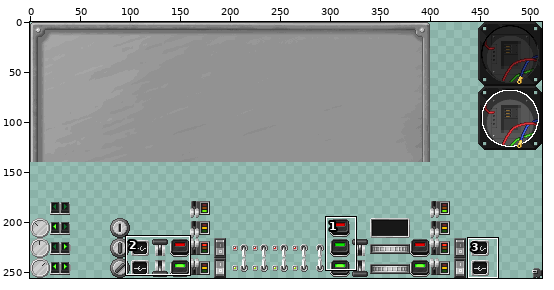
Edited in one commit: sprite sheet (mccore/src/main/resources/assets/mts/textures/guis/panel.png). The picture above shows the old version from afar; the outline marks the close-up.
Close-up. As it was:
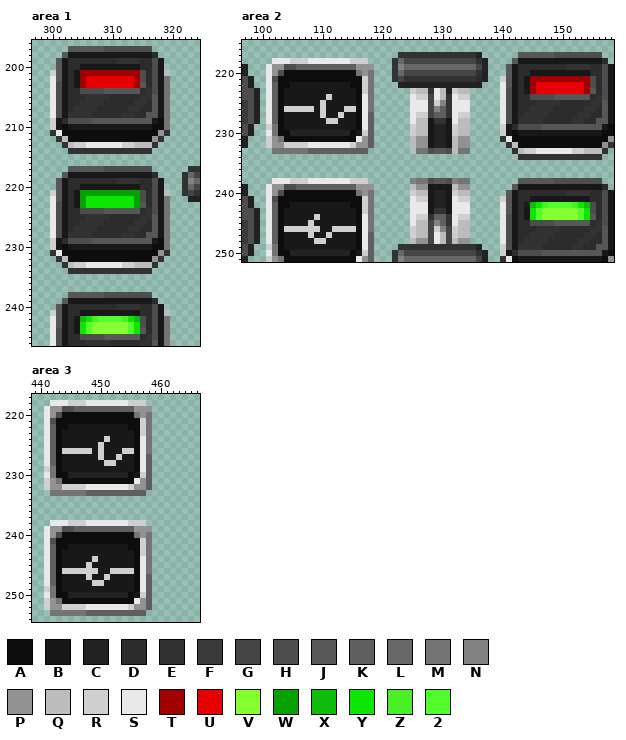
The file is 512x256 pixels. Pixels under 10% opacity are left out. Colours within 5 levels of each other are drawn and written as one. Shown: area 1: x 297..324, y 196..246; area 2: x 97..158, y 215..251; area 3: x 439..466, y 217..254. The commit also changed other parts of the picture, which this record leaves out.
Palette (. is transparent): A #0e0d0d  B #181818  C #222222  D #2c2c2c  E #323232  F #3a3a3a  G #454545  H #4d4d4d  J #575757  K #5f5f5f  L #676767  M #747474  N #828282  P #929292  Q #bcbcbc  R #cfcfcf  S #e9e9e9  T #a00000  U #e80000  V #85ff30  W #06a100  X #0dbd07  Y #0ce600  Z #4af026  2 #52fd2d
The result:
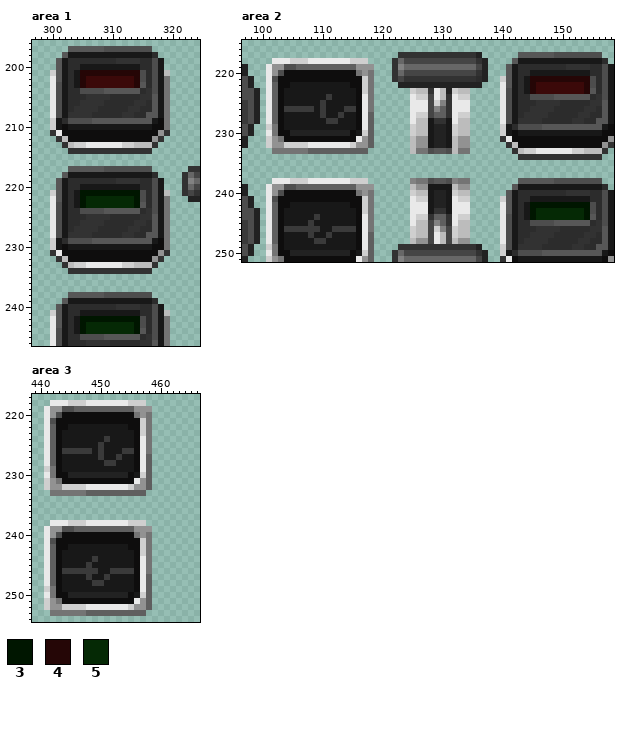
Colours new in this view: 3 #001600  4 #250606  5 #052905
What changed:
{"colour":"U","old":"#e80000","new":"#3b0909"}
{"where": "area 1"}
{"y":201,"x":305,"old":"TTTTTTTTTT","new":"4444444444"}
{"y":202,"x":305,"old":"T","new":"4"}
{"y":202,"x":314,"old":"T","new":"4"}
{"y":203,"x":305,"old":"T","new":"4"}
{"y":203,"x":314,"old":"T","new":"4"}
{"y":221,"x":305,"old":"WWWWWWWWWW","new":"3333333333"}
{"y":222,"x":305,"old":"WYYYYYYYYW","new":"3555555553"}
{"y":223,"x":305,"old":"WYYYYYYYYW","new":"3555555553"}
{"y":242,"x":305,"old":"XYZ2222ZYX","new":"3333333333"}
{"y":243,"x":305,"old":"Y2VVVVVV2Y","new":"3555555553"}
{"y":244,"x":305,"old":"Y2VVVVVV2Y","new":"3555555553"}
{"where": "area 2"}
{"y":221,"x":145,"old":"TTTTTTTTTT","new":"4444444444"}
{"y":222,"x":145,"old":"T","new":"4"}
{"y":222,"x":154,"old":"T","new":"4"}
{"y":223,"x":145,"old":"T","new":"4"}
{"y":223,"x":154,"old":"T","new":"4"}
{"y":224,"x":111,"old":"R","new":"F"}
{"y":225,"x":110,"old":"R","new":"F"}
{"y":226,"x":104,"old":"RRRRR","new":"FFFFF"}
{"y":226,"x":110,"old":"R","new":"F"}
{"y":226,"x":114,"old":"RR","new":"FF"}
{"y":227,"x":110,"old":"R","new":"F"}
{"y":227,"x":113,"old":"R","new":"F"}
{"y":228,"x":111,"old":"RR","new":"FF"}
{"y":242,"x":145,"old":"XYZ2222ZYX","new":"3333333333"}
{"y":243,"x":145,"old":"Y2VVVVVV2Y","new":"3555555553"}
{"y":244,"x":109,"old":"R","new":"F"}
{"y":244,"x":145,"old":"Y2VVVVVV2Y","new":"3555555553"}
{"y":245,"x":108,"old":"R","new":"F"}
{"y":246,"x":104,"old":"RRRRRR","new":"FFFFFF"}
{"y":246,"x":112,"old":"RRRR","new":"FFFF"}
{"y":247,"x":108,"old":"R","new":"F"}
{"y":247,"x":111,"old":"R","new":"F"}
{"y":248,"x":109,"old":"RR","new":"FF"}
{"where": "area 3"}
{"y":224,"x":451,"old":"R","new":"F"}
{"y":225,"x":450,"old":"R","new":"F"}
{"y":226,"x":444,"old":"RRRRR","new":"FFFFF"}
{"y":226,"x":450,"old":"R","new":"F"}
{"y":226,"x":454,"old":"RR","new":"FF"}
{"y":227,"x":450,"old":"R","new":"F"}
{"y":227,"x":453,"old":"R","new":"F"}
{"y":228,"x":451,"old":"RR","new":"FF"}
{"y":244,"x":449,"old":"R","new":"F"}
{"y":245,"x":448,"old":"R","new":"F"}
{"y":246,"x":444,"old":"RRRRRR","new":"FFFFFF"}
{"y":246,"x":452,"old":"RRRR","new":"FFFF"}
{"y":247,"x":448,"old":"R","new":"F"}
{"y":247,"x":451,"old":"R","new":"F"}
{"y":248,"x":449,"old":"RR","new":"FF"}
